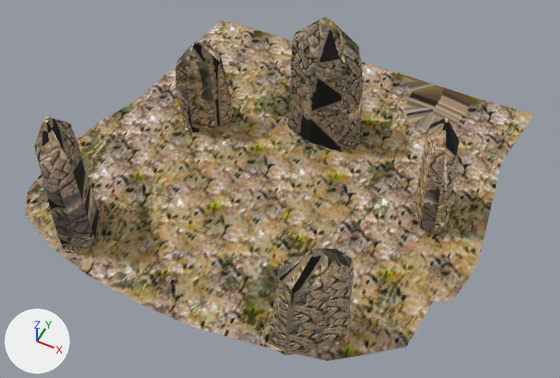
A saved change to the glTF model godot/project/assets/forest_rescue/landmarks/lf_env_standing_stones_LOD1.glb.
One viewpoint serves both versions: a camera (50 mm lens) standing at (4.97, -8.87, 11.7) and looking at (0.48, 0.12, 0.47). The axes (+X, +Y, +Z) are drawn at lower left. The lights are the same throughout. The picture after the commit comes second. Where no turn or scale is listed for an object, it has been applied to the vertices. Vertices at exactly the same position are counted once.

In view in the first picture: 'lf_env_standing_stones_LOD1', 'lf_env_standing_stones_base_LOD1'.
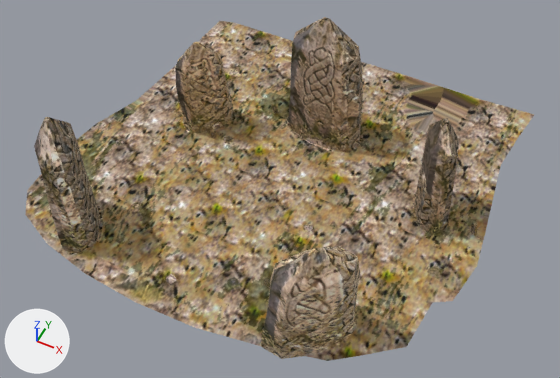
What differs and where, as boxes [x1, y1, x2, y2] in the pictures (560 x 378 px; the box of a moved part takes in the faces that stretch with it):
'lf_env_standing_stones_LOD1', reshaped, surface changed
    before: [34, 17, 459, 355]
    after: [34, 17, 459, 359]
part 1 of me_lf_env_standing_stones_base_lod1, surface changed
    both: [25, 21, 534, 361]
part 2 of me_lf_env_standing_stones_lod1, moved or reshaped
    before: [268, 248, 354, 355]
    after: [261, 246, 360, 359]
part 3 of me_lf_env_standing_stones_lod1, surface changed
    both: [34, 17, 459, 355]

Edits to the bpy script that builds the scene:
```text
Change me_lf_env_standing_stones_base_lod1:
    where me_lf_env_standing_stones_base_lod1.from_pydata(...)  # 158 vertices, 208 faces; spans x -4.36..4.42, y -3.08..5.0, z -0.06..0.42
    used by ob_lf_env_standing_stones_base_lod1; location = (0.0, 0.0, 0.0)
    me_lf_env_standing_stones_base_lod1 part 1: texture (UV) coordinates of 186 of 208 faces, centred in x -3.95..4.24, y -2.68..4.69, z -0.05..0.06, changed; they spanned u 0.0..0.98, v 0.0..0.96 and now span u 0.0..0.86, v 0.0..0.85
Change me_lf_env_standing_stones_lod1:
    used by ob_lf_env_standing_stones_lod1_1; location = (0.0, 0.0, 0.0)
    remove me_lf_env_standing_stones_lod1.from_pydata(...)  # 240 vertices, 430 faces; spans x -3.37..3.64, y -2.82..3.03, z -0.15..2.8
    add me_lf_env_standing_stones_lod1.from_pydata(...)  # 240 vertices, 430 faces; spans x -3.37..3.64, y -2.91..3.03, z -0.15..2.8
    me_lf_env_standing_stones_lod1 part 2: the loose piece of 48 vertices spanning x 1.6..2.83, y -2.82..-1.54, z -0.15..2.39 is scaled about its middle by (1.15, 1.15, 1), then moved by (0.0, 0.01, 0.0)
    me_lf_env_standing_stones_lod1 part 3: texture (UV) coordinates of 430 of 430 faces, centred in x -3.32..3.58, y -2.78..3.01, z 0.01..2.8, changed; they spanned u 0.0..0.95, v 0.0..0.97 and now span u 0.0..0.99, v 0.0..1.0
```
